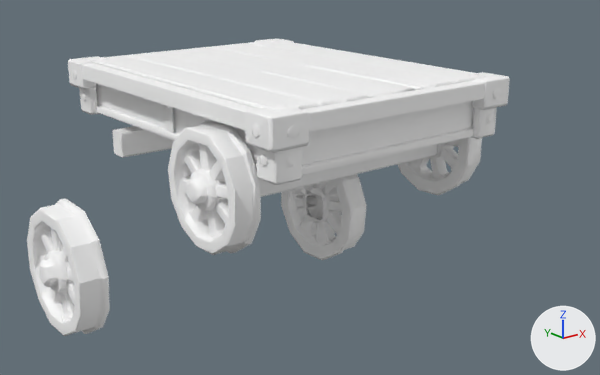
What one commit did to the FBX model FactorioProject/Assets/MapObject/Train/Flatcar/Flatcar.fbx.
Camera for both pictures: a 50 mm camera at (-1.292, -1.734, 0.691) aimed at (-0.062, -0.196, 0.076). The axes (+X, +Y, +Z) are drawn at lower right. The lights are the same throughout. The picture after the commit comes second. Where no turn or scale is listed for an object, it has been applied to the vertices.

In view in the first picture: 'tripo_part_10', 'tripo_part_38', 'tripo_part_new_0'.
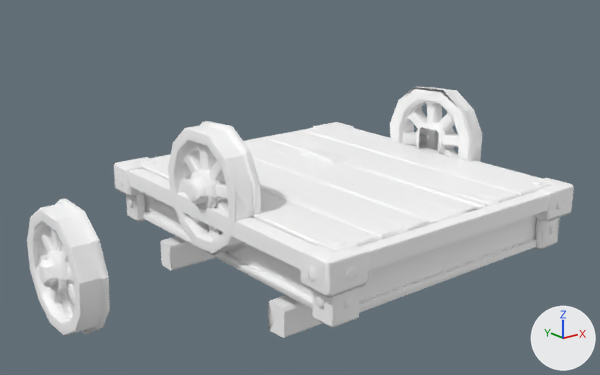
The change in detail:
me_scene is used by ob_tripo_part_10; location (-0.01, -0.264, 0.003).
me_scene had 1148 vertices, 2206 faces and spanned x -0.354..0.38, y -0.222..0.723, z 0.105..0.348.
me_scene now has 1148 vertices, 2206 faces and spans x -0.382..0.382, y -0.425..0.425, z -0.122..0.122.
me_scene part 1: the loose piece of 20 vertices spanning x -0.318..0.343, y 0.477..0.537, z 0.105..0.173 is scaled about its middle by (1.04, 0.9, 1), then moved by (-0.013, -0.276, -0.226).
me_scene part 2: the loose piece of 20 vertices spanning x -0.318..0.343, y -0.023..0.039, z 0.105..0.173 is scaled about its middle by (1.04, 0.9, 1), then moved by (-0.013, -0.226, -0.226).
me_scene part 3: the loose piece of 29 vertices spanning x -0.354..-0.348, y -0.182..-0.159, z 0.292..0.32 is scaled about its middle by (1.04, 0.9, 1), then moved by (-0.027, -0.208, -0.226).
me_scene part 4: the loose piece of 27 vertices spanning x 0.294..0.322, y -0.172..-0.145, z 0.343..0.348 is scaled about its middle by (1.04, 0.9, 1), then moved by (-0.001, -0.209, -0.226).
me_scene part 5: the loose piece of 29 vertices spanning x -0.354..-0.348, y 0.659..0.682, z 0.292..0.32 is scaled about its middle by (1.04, 0.9, 1), then moved by (-0.027, -0.292, -0.226).
me_scene part 6: the loose piece of 27 vertices spanning x -0.292..-0.266, y 0.632..0.657, z 0.343..0.348 is scaled about its middle by (1.04, 0.9, 1), then moved by (-0.024, -0.29, -0.226).
me_scene part 7: the loose piece of 29 vertices spanning x -0.292..-0.266, y -0.172..-0.145, z 0.343..0.348 is scaled about its middle by (1.04, 0.9, 1), then moved by (-0.024, -0.209, -0.226).
me_scene part 8: the loose piece of 27 vertices spanning x -0.313..-0.285, y -0.222..-0.219, z 0.292..0.32 is moved by (-0.025, -0.203, -0.226).
me_scene part 9: the loose piece of 27 vertices spanning x 0.309..0.337, y -0.222..-0.219, z 0.292..0.32 is moved by (0.0, -0.203, -0.226).
me_scene part 10: a new loose piece of 603 vertices spanning x -0.379..0.379, y -0.424..0.424, z -0.031..0.117, in mat_tripo_part_10_material (white #ffffff).
me_scene part 11: a new loose piece of 27 vertices spanning x -0.361..-0.357, y -0.385..-0.368, z 0.005..0.029, in mat_tripo_part_10_material (white #ffffff).
me_scene part 12: the loose piece of 603 vertices spanning x -0.352..0.377, y -0.221..0.721, z 0.195..0.343 is deleted.
me_scene part 13: the loose piece of 27 vertices spanning x -0.335..-0.331, y -0.178..-0.159, z 0.232..0.255 is deleted.
Other edits to the shape of me_scene do not show in these pictures.

Location of each change, (x1, y1, x2, y2) in pixels of the pictures (600 x 375 px; the box of a moved part takes in the faces that stretch with it):
'tripo_part_10', reshaped (36% taller)
    before: (68, 39, 510, 197)
    after: (114, 122, 574, 338)
part 1 of me_scene, moved or reshaped
    before: (112, 126, 174, 158)
    after: (160, 236, 216, 271)
part 2 of me_scene, moved or reshaped
    before: (258, 145, 437, 197)
    after: (268, 295, 323, 338)
part 3 of me_scene, moved or reshaped
    before: (252, 124, 260, 138)
    after: (308, 266, 316, 280)
part 4 of me_scene, moved or reshaped
    before: (468, 73, 479, 76)
    after: (531, 181, 543, 186)
part 5 of me_scene, moved or reshaped
    before: (72, 70, 77, 80)
    after: (118, 175, 123, 186)
part 6 of me_scene, moved or reshaped
    before: (99, 57, 107, 60)
    after: (147, 160, 156, 164)
part 7 of me_scene, moved or reshaped
    before: (276, 103, 287, 108)
    after: (333, 239, 346, 246)
part 8 of me_scene, moved or reshaped
    before: (287, 125, 299, 139)
    after: (345, 267, 358, 281)
part 9 of me_scene, moved or reshaped
    before: (493, 88, 501, 99)
    after: (556, 198, 565, 210)
part 10 of me_scene, added
    after: (114, 122, 574, 328)
part 11 of me_scene, added
    after: (316, 295, 324, 307)
part 12 of me_scene, deleted
    before: (68, 39, 510, 185)
part 13 of me_scene, deleted
    before: (260, 154, 268, 165)
